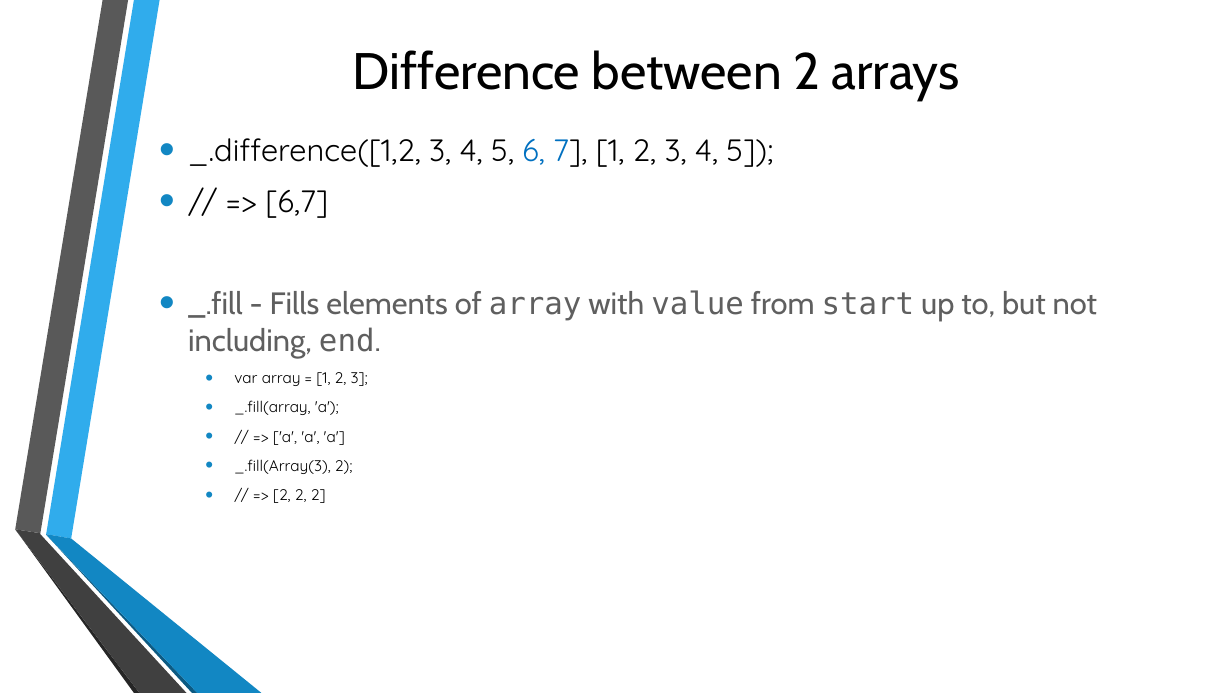
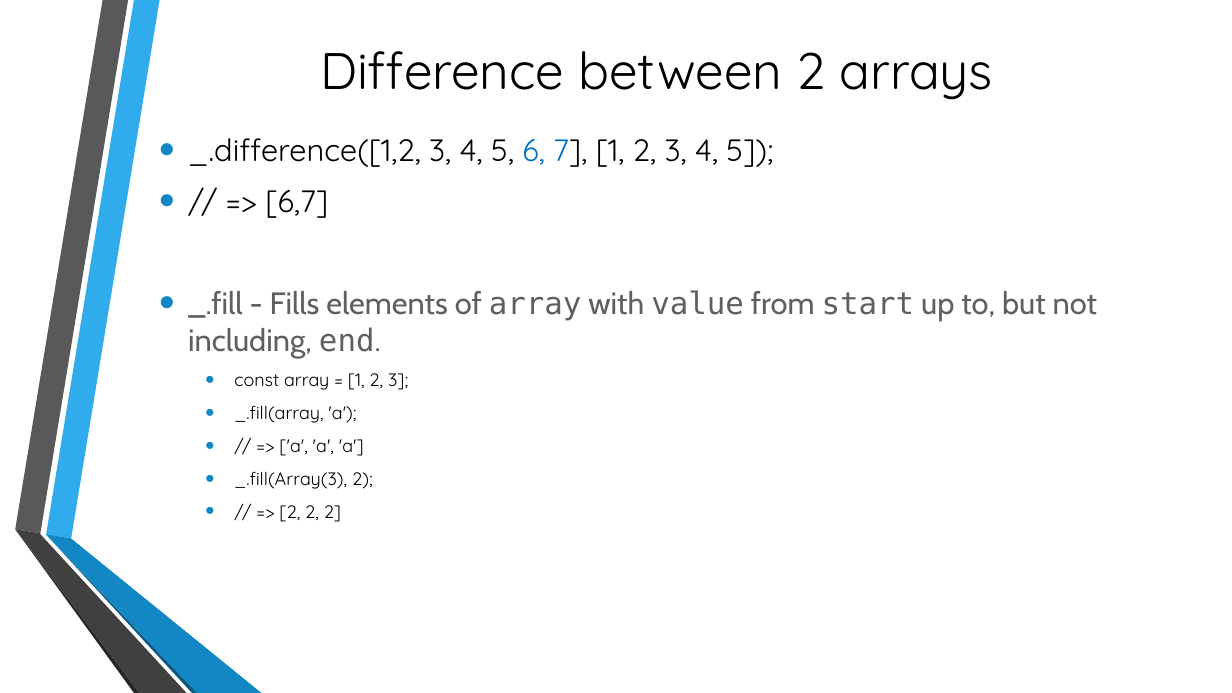
Before and after one commit to KostaProsenikov/lodash, a slide deck: slide 7 of Lodash.pptx. Drawn at 1232x693 pixels with LibreOffice and Linux fonts; fonts in the diff are those of the drawing; background and template pictures are left out. Boxes give left, top, right and bottom in pixels: in the first picture for what was removed or moved away, otherwise in the second. Text is boxed around its words. In the diff, an @@ line names an element or a change of style, - is before the commit and + after.

Commit message:
Update for the arrays presentation

```diff
--- a/Lodash.pptx
+++ b/Lodash.pptx
@@ title "Difference between 2 arrays" at <box>320,51,993,100</box>: font Cabin to Quicksand @@
@@ text at <box>234,373,408,390</box>: text changed; size 12 to 14 pt @@
-  • var array = [1, 2, 3];
+  • const array = [1, 2, 3];
@@ text at <box>234,405,373,522</box>: size 12 to 14 pt in "_.fill(array, 'a');", "// => ['a', 'a', 'a']", "_.fill(Array(3), 2);", "// => [2, 2, 2]" @@
```
Also in this commit, not shown: 6 other slides changed, 9 slides added, 1 other file.
